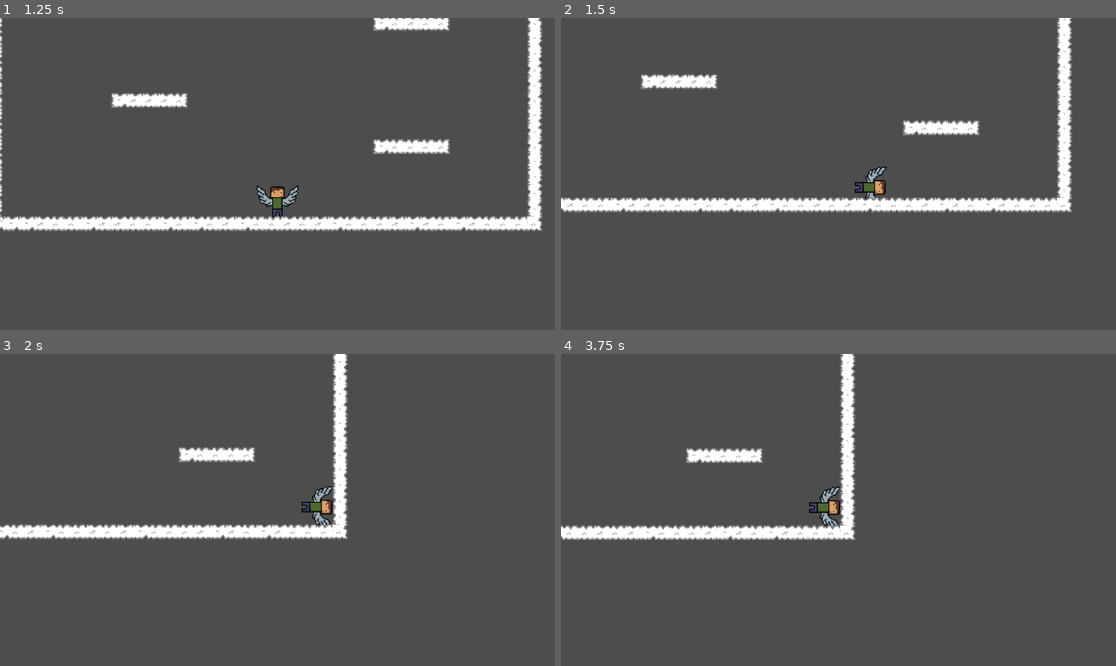
Above: before the commit, frames 1-4 (two rows, left to right).
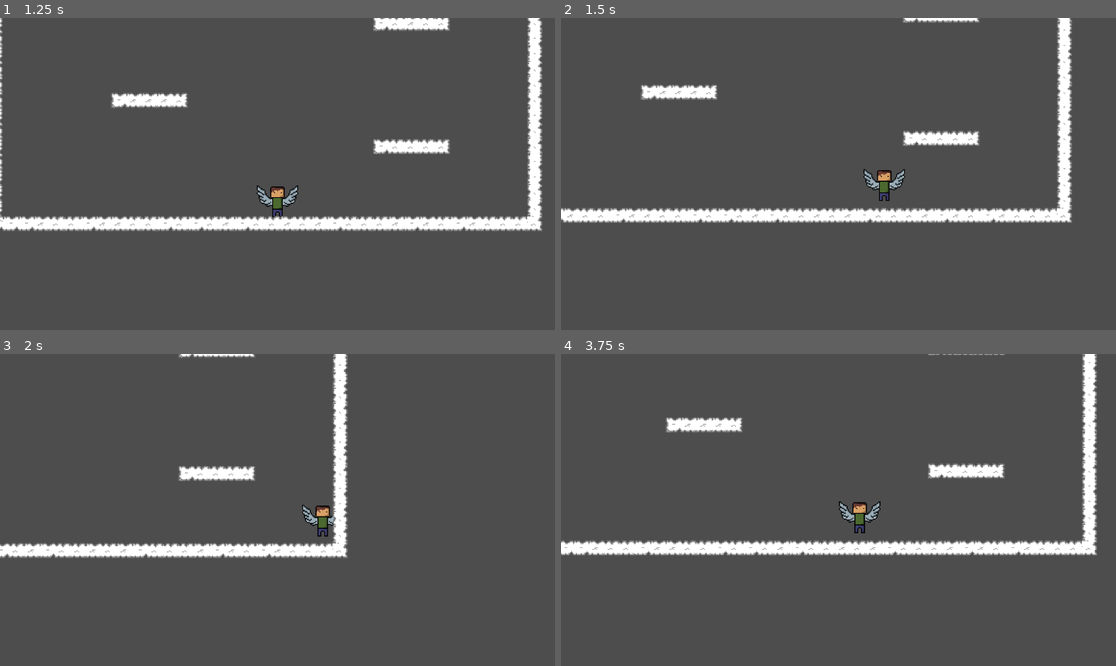
Above: after the commit, the same moments.

Repository: GuillaumeSamson1947104/GameJam36-10
Game: Godot game, scene res://Scenes/Menu/MainMenu.tscn
The game is run twice, just before and just after one commit, with the same random seed, the same clock (stepped at 60 frames per second) and the same inputs. The engine's default icon, where the game draws it, is replaced by a stand-in: a white triangle on a blue panel in a dark square.
Inputs (mouse positions are in pixels of both pictures, inside the frame that each line leads up to):
- Up to frame 1 (1.25 s): click (88, 174) at 0.5 s
- Up to frame 2 (1.5 s): tap Enter (ui_accept) at 1.25 s; hold D (move_right) from 1.28 s (still down); tap Space (jump) at 1.35 s
- Up to frame 3 (2 s): keep holding D (move_right); tap Space (jump) at 1.52, 1.82 s
- Up to frame 4 (3.75 s): tap Space (jump) at 2.1, 2.27, 2.57, 2.85, 3.6 s; release D (move_right) at 2.78 s; hold A (move_left) 2.78-3.53 s; hold D (move_right) from 3.53 s (still down)

Frame 1 is identical in both runs. In frame 2, 11% of the frame differs, in the area x 0-93%, y 0-66%; in frame 3, 8.0%; in frame 4, 12%, in the area x 0-97%, y 0-65%.
Error before the commit: Invalid operands 'Nil' and 'int' in operator '-'. (res://Scenes/Player/node_2d.gd:28)

Commit message:
Character_movement

Diff:
--- a/gj/Scenes/Level/main.tscn
+++ b/gj/Scenes/Level/main.tscn
@@ -21,7 +21,7 @@
 floor_constant_speed = true
 
 [node name="Camera2D" type="Camera2D" parent="Level/Node2D"]
-zoom = Vector2(2,2)
+zoom = Vector2(2, 2)
 limit_smoothed = true
 position_smoothing_enabled = true
 
--- a/gj/Scenes/Player/node_2d.gd
+++ b/gj/Scenes/Player/node_2d.gd
@@ -31,9 +31,9 @@
 			velocity.y = jump_strength
 
 			if player_direction == 1:
-				velocity.x = jump_strength * -1
+				velocity.x = 400 * 1
 			elif player_direction == -1:
-				velocity.x = jump_strength * 1
+				velocity.x = 400 * -1
 			else:
 				velocity.x = 0
 
@@ -60,6 +60,6 @@
 
 	# ROTATION
 	if direction == 1:
-		rotation_degrees = 90
+		$Sprite2D.flip_h = false
 	if direction == -1:
-		rotation_degrees = -90
+		$Sprite2D.flip_h = true
Not shown: 1 places in gj/Scenes/Level/main.tscn that only renumber resources
Not shown: 1 places in gj/Scenes/Level/world.tscn that only renumber resources
